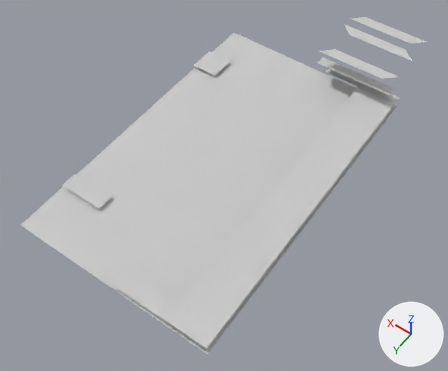
The FBX model Client/Assets/Models/BattleGroundObjs.FBX, before and after one commit.
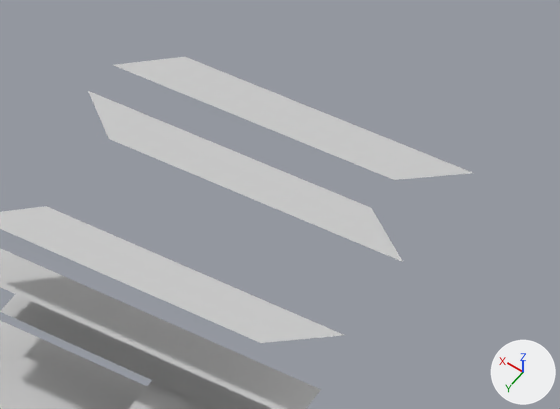
Each version appears first whole from a 50 mm camera at (-33.4, 43.8, 67.4) aimed at (-1.9, -0.3, -1.8), and next in a close-up on the part from 73% to 100% of the width and 1% to 25% of the height. The lights are fixed; the arrows at lower right show +X, +Y and +Z. Where no turn or scale is listed for an object, it has been applied to the vertices.

The first close-up shows 'BattleGround', 'Cost', 'CostCutout', 'LifeCutout', 'Magic', 'MagicCutOut', 'Ship'.
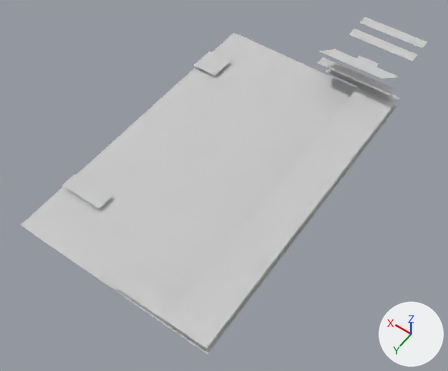
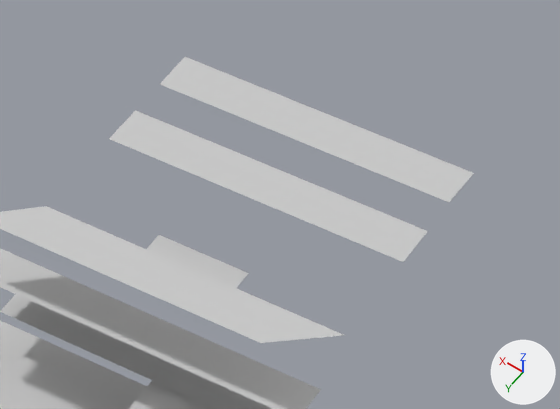
The change, as a list of edits to the scene's bpy script:
```text
Change me_mesh_009:
    where me_mesh_009.from_pydata(...)  # 4 vertices, 1 face; spans x -6.67..5.73, y -0.85..0.99, z 0.0
    used by ob_magiccutout; location = (-8.09, -31.14, 6.4)
    me_mesh_009 part 2
    me_mesh_009.vertices[0].co: (5.73, -0.85, 0.0) -> (3.93, -0.85, 0.0)  # pixel (88, 90) -> pixel (135, 110)
    me_mesh_009.vertices[1].co: (-4.69, -0.85, 0.0) -> (-6.67, -0.85, 0.0)  # pixel (371, 207) -> pixel (427, 231)
Change me_mesh_010:
    where me_mesh_010.from_pydata(...)  # 4 vertices, 1 face; spans x -6.67..5.73, y -0.85..0.99, z 0.0
    used by ob_lifecutout; location = (-8.09, -34.71, 6.4)
    me_mesh_010 part 1
    me_mesh_010.vertices[0].co: (5.73, 0.99, 0.0) -> (3.93, 0.99, 0.0)  # pixel (112, 64) -> pixel (159, 84)
    me_mesh_010.vertices[1].co: (-4.69, 0.99, 0.0) -> (-6.63, 0.99, 0.0)  # pixel (394, 179) -> pixel (449, 202)
Add me_mesh_011:
    me_mesh_011.from_pydata([(-1.66, -1.23, 0.0), (1.66, -1.23, 0.0), (-1.66, 1.23, 0.0), (1.66, 1.23, 0.0)], [], [(0, 1, 3, 2)])
    me_mesh_011.materials.append(mat_07___default)  # light grey #cacaca
Add ob_costbar:
    ob_costbar = bpy.data.objects.new('CostBar', me_mesh_011)
    ob_costbar.location = (-8.46, -28.33, 4.02)
```

Changed parts and their boxes (x1, y1, x2, y2) in the close-ups (560 x 409 px):
'MagicCutOut', reshaped (11% shorter)
    before: (88, 91, 403, 262)
    after: (109, 110, 428, 262)
'LifeCutout', reshaped (12% narrower, 18% taller)
    before: (114, 57, 472, 180)
    after: (160, 57, 474, 202)
'CostBar', added
    after: (147, 235, 249, 288)
